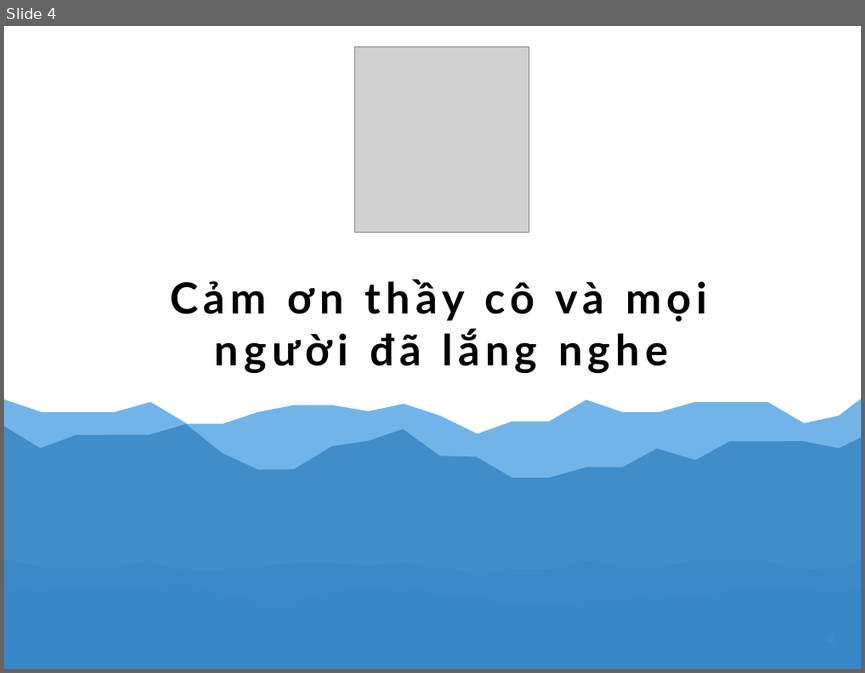
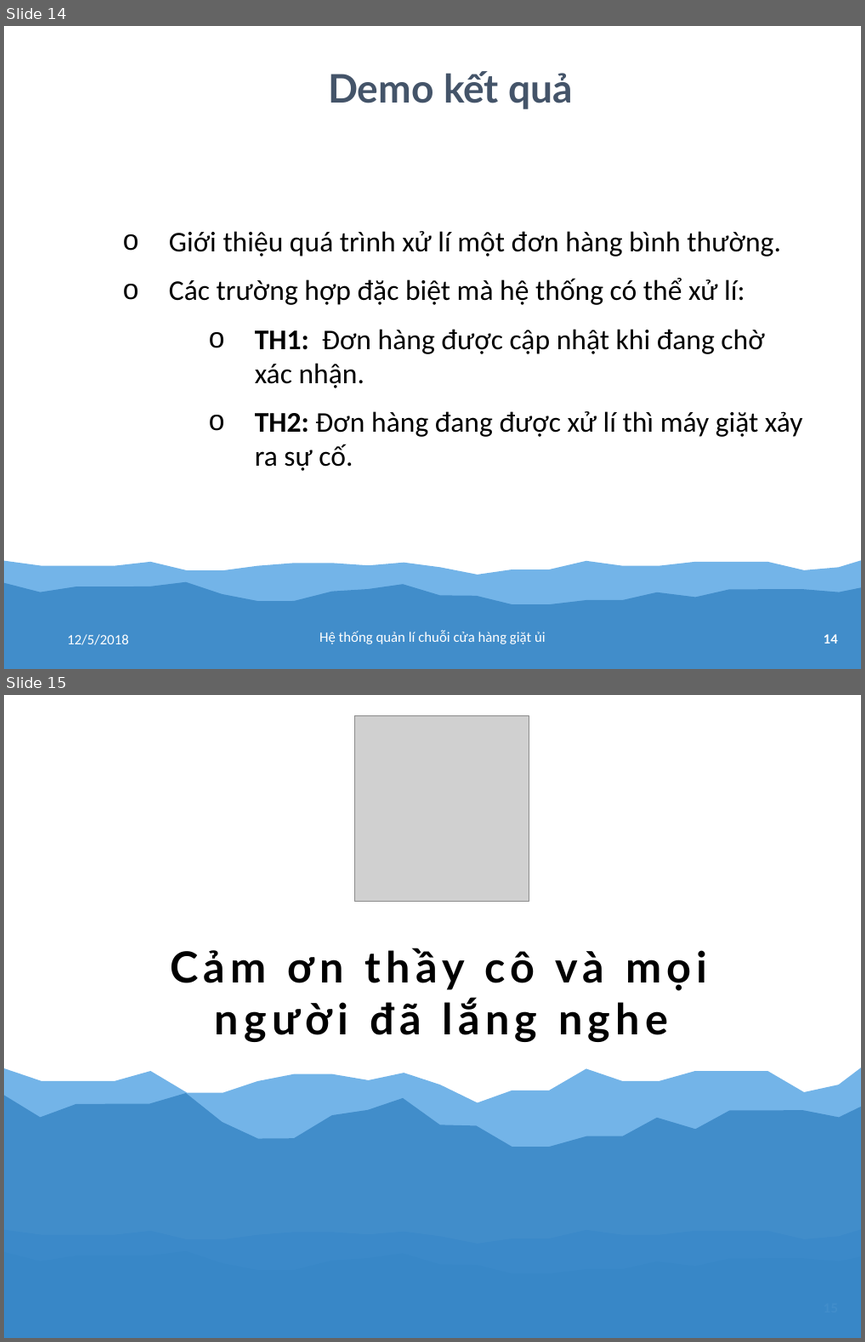
Before and after one commit to tranhoanghuan/Lu-n-v-n, a slide deck: baoCao/bao_cao.pptx. Shown one above the other, each under a label of ours: slide 4 before the commit, slides 14 and 15 after it. The pictures are 865x673 and 865x1342 pixels, drawn with LibreOffice and Linux fonts; fonts in the diff are those of the drawing; grey boxes stand for pictures. Boxes give left, top, right and bottom in pixels: in the first picture for what was removed or moved away, otherwise in the second. Text is boxed around its words. In the diff, an @@ line names an element or a change of style, - is before the commit and + after.

```diff
--- a/baoCao/bao_cao.pptx
+++ b/baoCao/bao_cao.pptx
@@ slide 14 added at <box>4,26,861,669</box>, background #FFFFFF; not listed: 2 template elements that a slide beside it also shows @@
@@ text added at <box>328,71,573,109</box>, 66 pt, text #445469, bold @@
+Demo kết quả
@@ text added at <box>169,231,803,471</box>, 48 pt, text #000000 @@
+      o Giới thiệu quá trình xử lí một đơn hàng bình thường.
+      o Các trường hợp đặc biệt mà hệ thống có thể xử lí:
+              o TH1: Đơn hàng được cập nhật khi đang chờ xác nhận.
+              o TH2: Đơn hàng đang được xử lí thì máy giặt xảy ra sự cố.
@@ text added at <box>67,634,129,645</box>, 24 pt, text #FFFFFF @@
+12/5/2018
@@ text added at <box>319,630,545,644</box>, 24 pt, text #FFFFFF @@
+Hệ thống quản lí chuỗi cửa hàng giặt ủi
@@ page number added at <box>823,634,838,643</box>, 21 pt, text #FFFFFF, bold @@
+14
@@ what was slide 4 is now slide 15 @@
```
Also in this commit, not shown: 3 slides changed, 10 other slides added.
